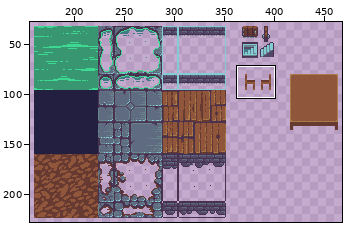
A pixel-art file gets an edit: android/assets/ase/biome_castle.ase. The picture above shows the old version from afar; the outline marks the close-up.
Close-up. Old version:
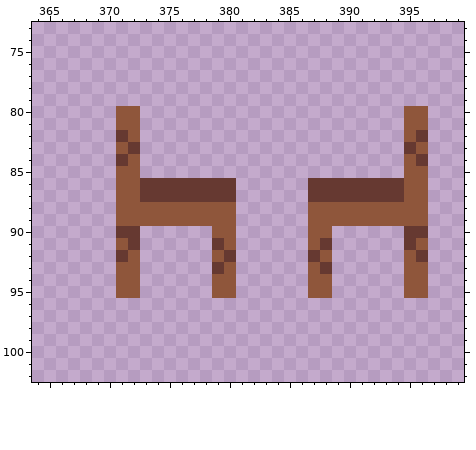
512x256 pixels, 1 frame. Shown: x 364..399, y 73..102. The wide view leaves out empty margins. The commit also changed other parts of the picture, which this record leaves out.
After:
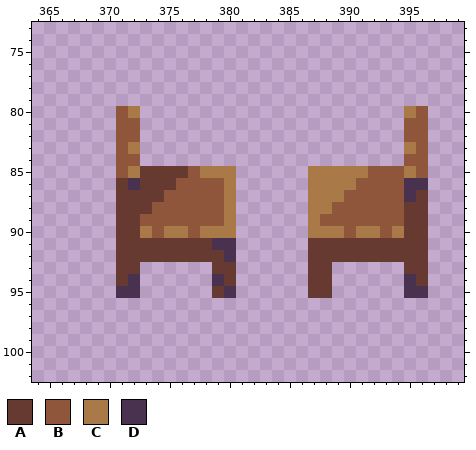
Palette (. is transparent): A #663931  B #8f563b  C #a97948  D #493250
Edits made:
Layers "decor/chair B", "decor/chair A":
There is now colour A in row 85 at x 373 to 376; in rows 91 to 92 at x 373 to 378 and 389 to 394.
The edit turns colour B into colour A in row 86 at x 371; in row 87 at x 371 to 372 and 396; in row 88 at x 371 to 373 and 395 to 396; in row 89 at x 371 to 372 and 395 to 396; in row 91 at x 371, 387 and 396; in row 92 at x 372, 379, 388 and 395.
The edit turns colour B into colour A in row 93 at x 371 to 372, 380, 387 and 395 to 396; in row 94 at x 371, 380, 387 to 388 and 396; in row 95 at x 379 and 387 to 388.
There is now colour B in row 85 at x 377 and 392 to 394; in row 90 at x 374, 377, 390 and 393.
The edit turns colour A into colour B in row 82 at x 371 and 396; in row 84 at x 371 and 396; in row 86 at x 376 to 379 and 391 to 394; in row 87 at x 375 to 379 and 390 to 394.
There is now colour C in row 85 at x 378 to 380 and 387 to 391; in row 90 at x 373, 375 to 376, 378, 389, 391 to 392 and 394.
The edit turns colour A into colour C in row 83 at x 372 and 395; in row 86 at x 380 and 387 to 390; in row 87 at x 380 and 387 to 389.
The edit turns colour B into colour C in row 80 at x 372 and 395; in row 85 at x 372 and 395; in row 88 at x 380 and 387 to 388; in row 89 at x 380 and 387; in row 90 at x 379 to 380 and 387 to 388.
The edit turns colour A into colour D in row 91 at x 379; in row 92 at x 380.
The edit turns colour B into colour D in row 86 at x 372 and 395 to 396; in row 87 at x 395; in row 91 at x 380; in row 94 at x 372, 379 and 395; in row 95 at x 371 to 372, 380 and 395 to 396.
